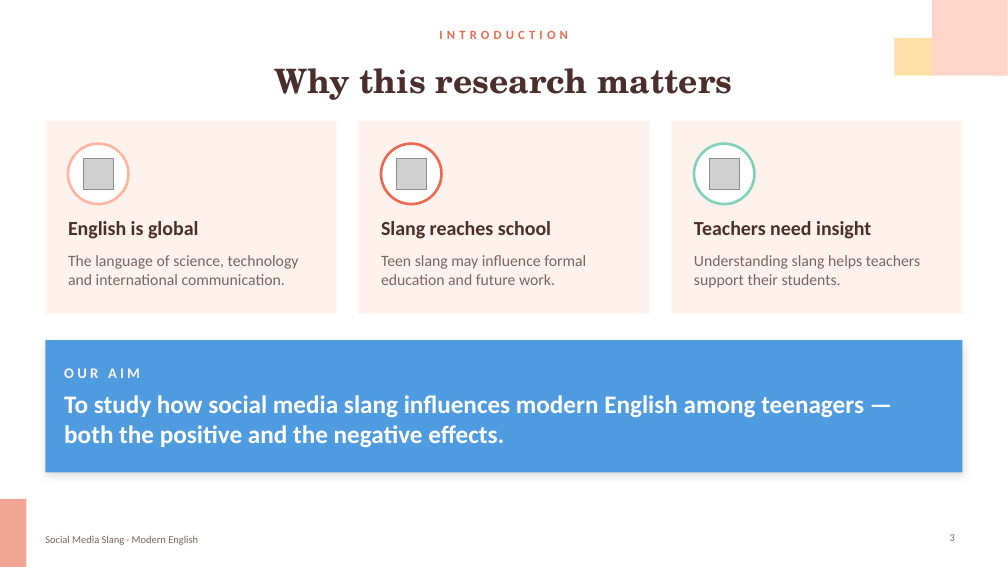
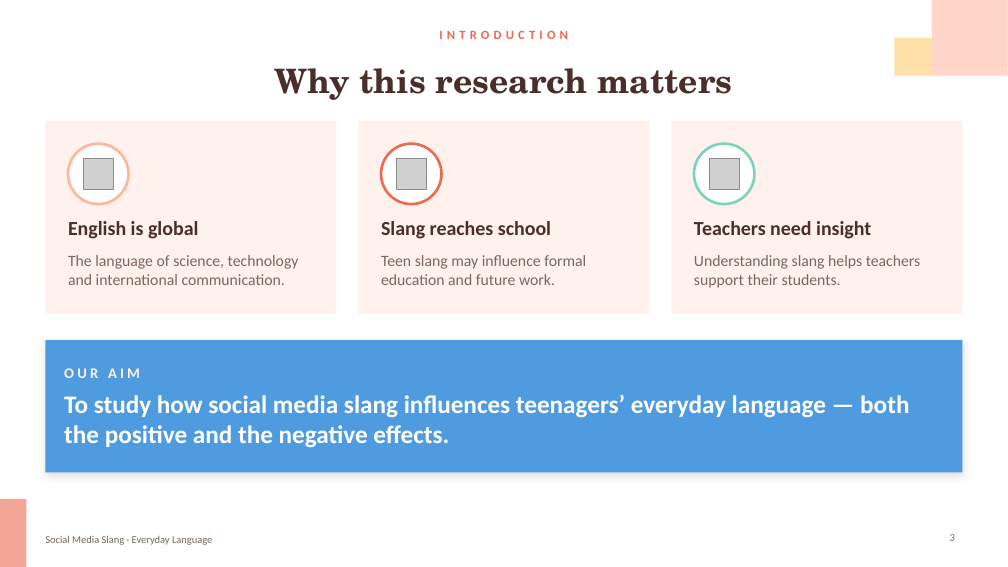
Before and after one commit to araymyrkieva9-sketch/english-daptar, a slide deck: slide 3 of variants/Slang_Presentation_4_Soft_Coral.pptx. Drawn at 1008x567 pixels with LibreOffice and Linux fonts; fonts in the diff are those of the drawing; grey boxes stand for pictures. Boxes give left, top, right and bottom in pixels: in the first picture for what was removed or moved away, otherwise in the second. Text is boxed around its words. In the diff, an @@ line names an element or a change of style, - is before the commit and + after.

```diff
--- a/variants/Slang_Presentation_4_Soft_Coral.pptx
+++ b/variants/Slang_Presentation_4_Soft_Coral.pptx
@@ text in rectangle at <box>64,395,909,448</box>: text changed @@
-To study how social media slang influences modern English among teenagers — both the positive and the negative effects.
+To study how social media slang influences teenagers’ everyday language — both the positive and the negative effects.
@@ text at <box>45,535,212,545</box>: text changed @@
-Social Media Slang · Modern English
+Social Media Slang · Everyday Language
```
Also in this commit, not shown: 17 other slides changed, 3 other files.
